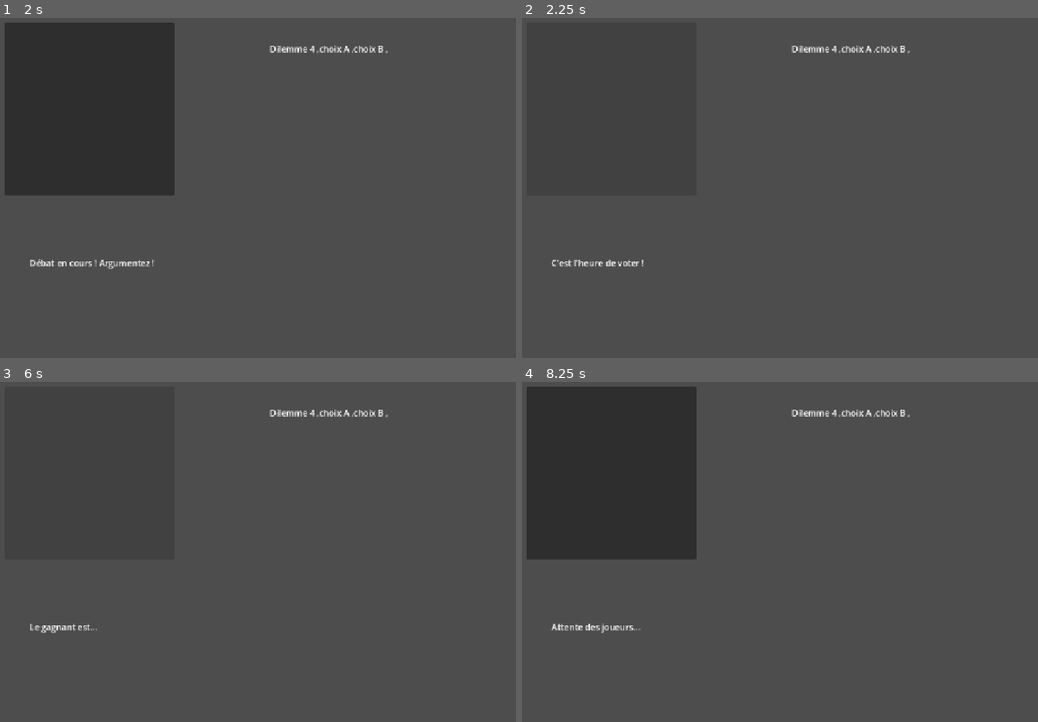
Above: before the commit, frames 1-4 (two rows, left to right).
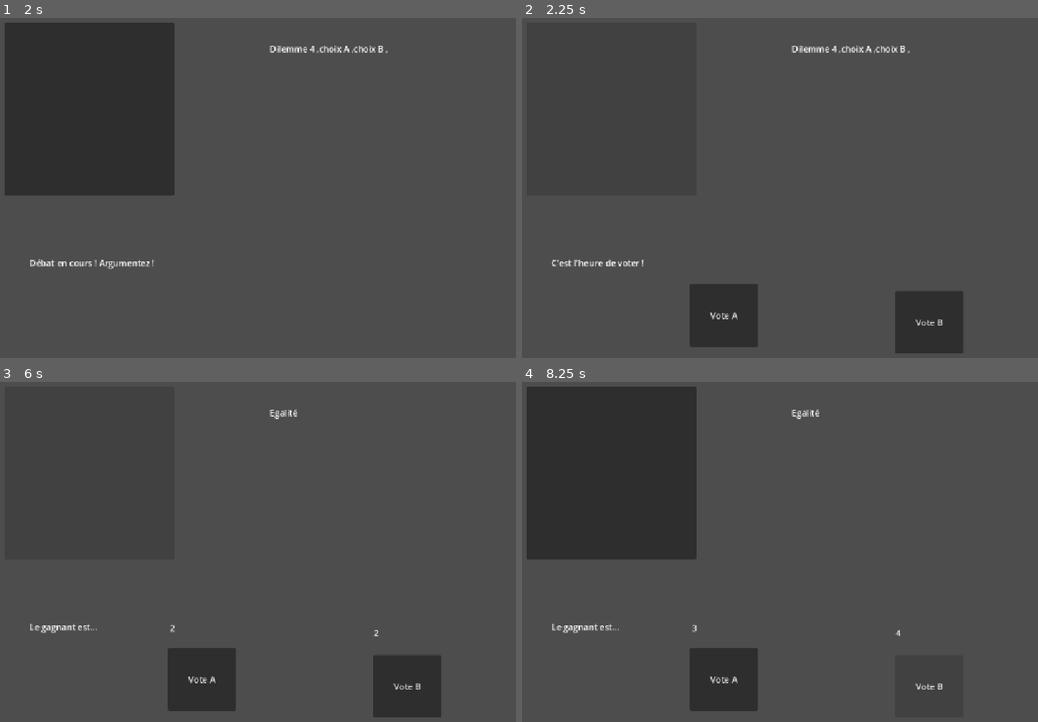
Above: after the commit, the same moments.

Repository: Alvivaldi/pick-a-side
Game: Godot game, scene res://Main scene/main.tscn
The game is run twice, just before and just after one commit, with the same random seed, the same clock (stepped at 60 frames per second) and the same inputs.
Inputs (mouse positions are in pixels of both pictures, inside the frame that each line leads up to):
- Up to frame 1 (2 s): click (87, 109) at 0.5 s; click "Dilemme 4 ,choix A ,choix B ," at 1.25 s
- Up to frame 2 (2.25 s): click (609, 109) at 2 s
- Up to frame 3 (6 s): click (201, 677) at 2.75 s, where only the run after the commit has a clickable "Vote A"; click (407, 688) at 3.5 s, where only the run after the commit has a clickable "Vote B"; click (201, 677) at 4.25 s, where only the run after the commit has a clickable "Vote A"; click (407, 688) at 5 s, where only the run after the commit has a clickable "Vote B"; click (87, 473) at 5.75 s
- Up to frame 4 (8.25 s): click (723, 677) at 6.5 s, where only the run after the commit has a clickable "Vote A"; click (929, 688) at 7.25 s, where only the run after the commit has a clickable "Vote B"; tap Enter at 8 s

Frame 1 is identical in both runs. In frame 2, 4.8% of the frame differs, in the area x 32-86%, y 78-99%; in frame 3, 5.1%, in the area x 32-86%, y 7-99%; in frame 4, 2.9%.

Commit message:
orga fichier, vote, resultat

Diff:
--- a/Main scene/main.tscn
+++ b/Main scene/main.tscn
@@ -1,9 +1,10 @@
 [gd_scene format=3 uid="uid://c482i3pbbhxri"]
 
-[ext_resource type="Script" uid="uid://dyquy7selykic" path="res://Main scene/main.gd" id="1_3dcda"]
-[ext_resource type="Script" uid="uid://dsbvggxv6ngbp" path="res://Main scene/network_server.gd" id="2_g3q3t"]
-[ext_resource type="Script" uid="uid://rpj373pmilnn" path="res://Main scene/dilemme_gen.gd" id="3_t6lx1"]
-[ext_resource type="Script" uid="uid://blsnmfi4f6bvf" path="res://Main scene/cont_boutons.gd" id="4_tjwe2"]
+[ext_resource type="Script" uid="uid://dyquy7selykic" path="res://Main scene/scripts/main.gd" id="1_3dcda"]
+[ext_resource type="Script" uid="uid://dsbvggxv6ngbp" path="res://Main scene/scripts/network_server.gd" id="2_g3q3t"]
+[ext_resource type="Script" uid="uid://rpj373pmilnn" path="res://Main scene/scripts/dilemme_gen.gd" id="3_t6lx1"]
+[ext_resource type="Script" uid="uid://blsnmfi4f6bvf" path="res://Main scene/scripts/cont_boutons.gd" id="4_tjwe2"]
+[ext_resource type="Script" uid="uid://7u47ixfxvggi" path="res://Main scene/scripts/vote.gd" id="5_xmgng"]
 
 [node name="Main" type="Control" unique_id=916423008]
 layout_mode = 3
@@ -43,6 +44,7 @@
 offset_bottom = 257.0
 
 [node name="ContBoutons" type="Node2D" parent="." unique_id=1907059611]
+visible = false
 script = ExtResource("4_tjwe2")
 
 [node name="Dilemme1" type="Button" parent="ContBoutons" unique_id=1235249035]
@@ -75,6 +77,35 @@
 offset_right = 1094.0
 offset_bottom = 451.0
 
+[node name="Vote" type="Node2D" parent="." unique_id=1556599949]
+script = ExtResource("5_xmgng")
+
+[node name="CampA" type="Button" parent="Vote" unique_id=2087150743]
+offset_left = 454.0
+offset_top = 510.0
+offset_right = 581.0
+offset_bottom = 627.0
+text = "Vote A"
+
+[node name="VoteA" type="Label" parent="Vote" unique_id=1219665803]
+offset_left = 458.0
+offset_top = 461.0
+offset_right = 576.0
+offset_bottom = 500.0
+
+[node name="CampB" type="Button" parent="Vote" unique_id=392960769]
+offset_left = 837.0
+offset_top = 523.0
+offset_right = 964.0
+offset_bottom = 640.0
+text = "Vote B"
+
+[node name="VoteB" type="Label" parent="Vote" unique_id=1896286609]
+offset_left = 838.0
+offset_top = 470.0
+offset_right = 965.0
+offset_bottom = 501.0
+
 [connection signal="pressed" from="Button" to="." method="_on_button_pressed"]
 [connection signal="un_joueur_a_vote" from="NetworkServer" to="." method="_on_network_server_un_joueur_a_vote"]
 [connection signal="choix_fait" from="ContBoutons" to="." method="_on_cont_boutons_choix_fait"]
@@ -83,3 +114,5 @@
 [connection signal="pressed" from="ContBoutons/Dilemme3" to="ContBoutons" method="_on_dilemme_3_pressed"]
 [connection signal="pressed" from="ContBoutons/Dilemme4" to="ContBoutons" method="_on_dilemme_4_pressed"]
 [connection signal="pressed" from="ContBoutons/Dilemme5" to="ContBoutons" method="_on_dilemme_5_pressed"]
+[connection signal="pressed" from="Vote/CampA" to="Vote" method="_on_camp_a_pressed"]
+[connection signal="pressed" from="Vote/CampB" to="Vote" method="_on_camp_b_pressed"]
--- a/Main scene/main.gd
+++ b/Main scene/scripts/main.gd
@@ -2,26 +2,28 @@
 
 enum GameState { WAITING_PLAYERS, DILEMMA_REVEAL, DEBATE, VOTING, RESULTS }
 var current_state: GameState = GameState.WAITING_PLAYERS
-@onready var LabelD = $Liste_D
-@onready var Dilemmes = $DilemmeGen.dict_dilemme
-@onready var DilemmeGen=$DilemmeGen
-@onready var CBoutons=$ContBoutons
+@onready var label_principal :Label = $Liste_D
+@onready var liste_dilemmes : Array= $DilemmeGen.dict_dilemme
+@onready var dilemme_gen : Node=$DilemmeGen
+@onready var cont_bouton: Node2D=$ContBoutons
+@onready var gestion_vote: Node2D=$Vote
 func _ready():
 	# Le symbole '$' permet d'accéder directement à un nœud enfant.
 	# C'est comme un document.getElementById() en JS.
 	$Label.text = "Phase : Attente des joueurs..."
-	hide_dilemme()
+	if (cont_bouton.visible==true ):
+		hide_dilemme()
 
 
-func hide_dilemme():
-	if (CBoutons.visible==true):
-		CBoutons.hide()
+func hide_dilemme()->void:
+	if (cont_bouton.visible==true):
+		cont_bouton.hide()
 	else:
-		CBoutons.show()
+		cont_bouton.show()
 
 
 
-func change_state(new_state: GameState):
+func change_state(new_state: GameState)->void:
 	current_state = new_state
 
 	# Par défaut, on va cacher le bouton de la manette
@@ -47,10 +49,12 @@
 			$Label.text = "C'est l'heure de voter !"
 			nom_de_la_phase = "VOTE"
 			afficher_bouton = true # C'est la SEULE phase où on a besoin du bouton !
-
+			gestion_vote.start_vote()
 		GameState.RESULTS:
 			$Label.text = "Le gagnant est..."
 			nom_de_la_phase = "RESULTATS"
+			start_result()
+
 
 	# NOUVEAU : On prépare le colis pour les téléphones
 	var colis = {
@@ -61,19 +65,30 @@
 	# On donne l'ordre à notre serveur d'envoyer ça à tout le monde
 	$NetworkServer.envoyer_a_tous(colis)
 
+func start_result():
+	var texte:String ="La manche est remporté par le camp "
+	if gestion_vote.score_a>gestion_vote.score_b:
+		print("A a gagné")
+		texte+="A"
+	elif gestion_vote.score_a<gestion_vote.score_b :
+		texte+="B"
+	else:
+		texte="Egalité"
+	label_principal.text=texte
+
 var dilemmes
 func Display_Dilemme():
 	hide_dilemme()
 	pass
-	var reponse=DilemmeGen.get_random_dilemme_list(5)
+	var reponse=dilemme_gen.get_random_dilemme_list(5)
 	var texte=reponse[0]
 	dilemmes=reponse[1]
 	var i=0
 	for el in dilemmes:
 		for cle in el:
-			CBoutons.get_child(i).text+=el[cle]+" ,"
+			cont_bouton.get_child(i).text+=el[cle]+" ,"
 		i+=1
-	# LabelD.text=texte
+	# label_principal.text=texte
 
 
 
@@ -101,7 +116,7 @@
 	else:
 		print("Vote ignoré : ce n'est pas le moment de voter !")
 
-func mise_en_forme_dic(dic):
+func mise_en_forme_dic(dic)->String:
 	var text=""
 	for cle in dic:
 		text+=dic[cle]+" ,"
@@ -109,11 +124,11 @@
 
 
 func _on_cont_boutons_choix_fait() -> void:
-	var dilemme_choisi=dilemmes[CBoutons.dilemme_choisi-1]
+	var dilemme_choisi=dilemmes[cont_bouton.dilemme_choisi-1]
 	print(dilemme_choisi)
 	hide_dilemme()
-	# LabelD.text=DilemmeGen.mise_en_forme()
+	# label_principal.text=dilemme_gen.mise_en_forme()
 	var texte=mise_en_forme_dic(dilemme_choisi)
-	LabelD.text=texte
+	label_principal.text=texte
 	$Button.pressed.emit()
 	print(texte)
--- /dev/null
+++ b/Main scene/scripts/vote.gd
@@ -0,0 +1,27 @@
+extends Node2D
+var score_a:int=0
+var score_b:int=0
+
+@onready var label_score_a:Label=$VoteA
+@onready var label_score_b:Label=$VoteB
+# Called when the node enters the scene tree for the first time.
+func _ready() -> void:
+	hide()
+
+
+# Called every frame. 'delta' is the elapsed time since the previous frame.
+func _process(delta: float) -> void:
+	pass
+
+
+func start_vote():
+	show()
+
+func _on_camp_a_pressed() -> void:
+	score_a+=1
+	label_score_a.text=str(score_a)
+
+
+func _on_camp_b_pressed() -> void:
+	score_b+=1
+	label_score_b.text=str(score_b)
Renamed: Main scene/cont_boutons.gd -> Main scene/scripts/cont_boutons.gd
Renamed: Main scene/cont_boutons.gd.uid -> Main scene/scripts/cont_boutons.gd.uid
Renamed: Main scene/dilemme_gen.gd -> Main scene/scripts/dilemme_gen.gd
Renamed: Main scene/dilemme_gen.gd.uid -> Main scene/scripts/dilemme_gen.gd.uid
Renamed: Main scene/main.gd.uid -> Main scene/scripts/main.gd.uid
Renamed: Main scene/network_server.gd -> Main scene/scripts/network_server.gd
Renamed: Main scene/network_server.gd.uid -> Main scene/scripts/network_server.gd.uid
Not shown, added: Main scene/scripts/vote.gd.uid
